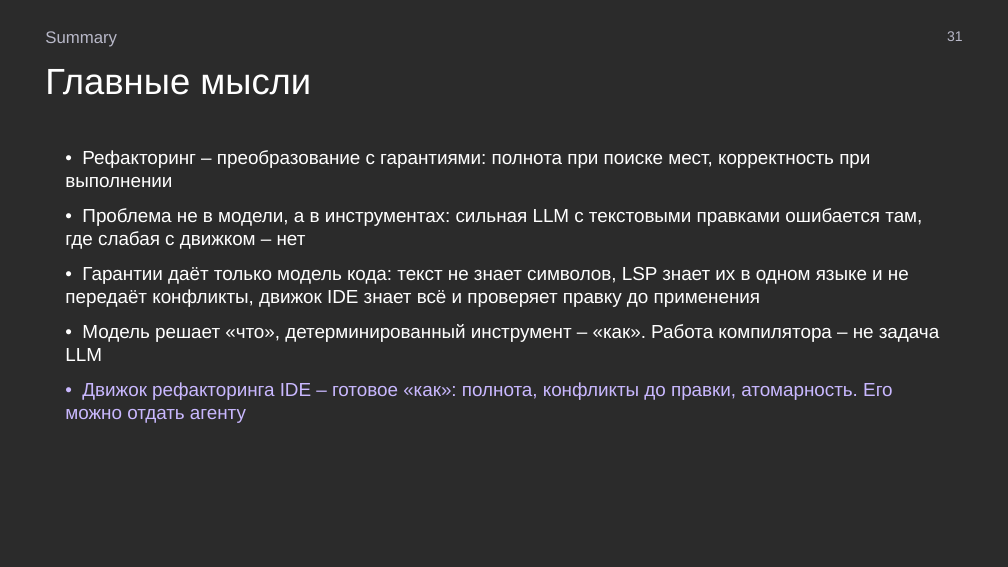
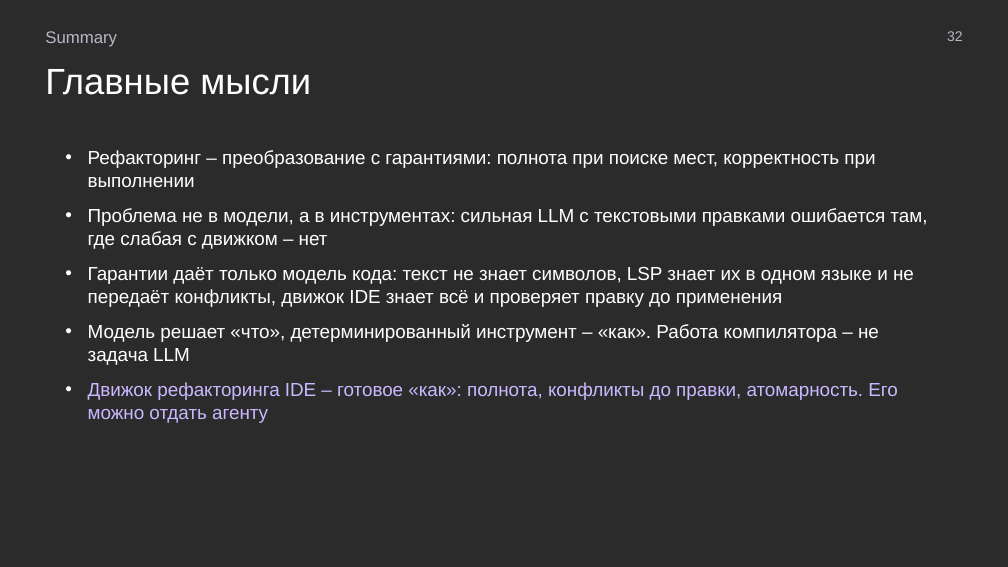
Before and after one commit to MchKosticyn/ide-refactoring-in-ai-agents, a slide deck: slide 32 of Доклад_ Рефакторинг в ИИ-агентах.pptx (slide 31 before the commit). Drawn at 1008x567 pixels with LibreOffice and Linux fonts; fonts in the diff are those of the drawing; background and template pictures are left out; a plain dark background stands for a picture behind light text. Boxes give left, top, right and bottom in pixels: in the first picture for what was removed or moved away, otherwise in the second. Text is boxed around its words. In the diff, an @@ line names an element or a change of style, - is before the commit and + after.

Commit message:
Text inside shapes, native bullets, plan slide progressive disclosure, neutral result aspects

```diff
--- a/Доклад_ Рефакторинг в ИИ-агентах.pptx
+++ b/Доклад_ Рефакторинг в ИИ-агентах.pptx
@@ text at <box>947,31,963,41</box>: text changed @@
-31
+32
@@ text at <box>88,150,927,423</box>: text changed @@
-• Рефакторинг – преобразование с гарантиями: полнота при поиске мест, корректность при выполнении
-• Проблема не в модели, а в инструментах: сильная LLM с текстовыми правками ошибается там, где слабая с движком – нет
-• Гарантии даёт только модель кода: текст не знает символов, LSP знает их в одном языке и не передаёт конфликты, движок IDE знает всё и проверяет правку до применения
-• Модель решает «что», детерминированный инструмент – «как». Работа компилятора – не задача LLM
-• Движок рефакторинга IDE – готовое «как»: полнота, конфликты до правки, атомарность. Его можно отдать агенту
+• Рефакторинг – преобразование с гарантиями: полнота при поиске мест, корректность при выполнении
+• Проблема не в модели, а в инструментах: сильная LLM с текстовыми правками ошибается там, где слабая с движком – нет
+• Гарантии даёт только модель кода: текст не знает символов, LSP знает их в одном языке и не передаёт конфликты, движок IDE знает всё и проверяет правку до применения
+• Модель решает «что», детерминированный инструмент – «как». Работа компилятора – не задача LLM
+• Движок рефакторинга IDE – готовое «как»: полнота, конфликты до правки, атомарность. Его можно отдать агенту
```
Also in this commit, not shown: 31 other slides changed, 1 slide added, 1 other file.
